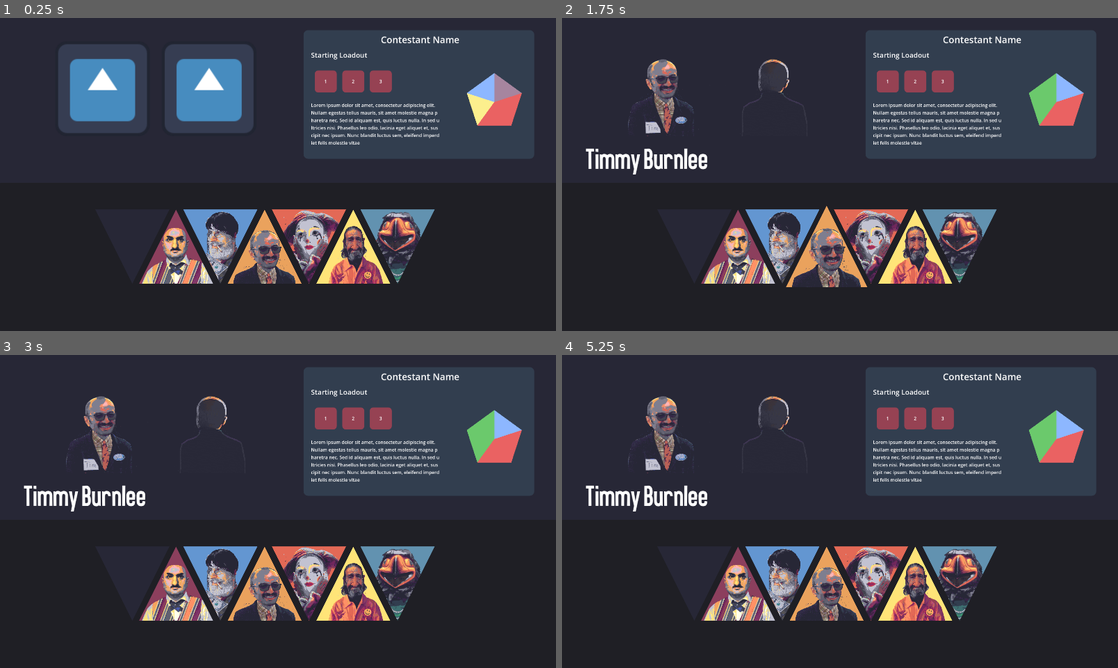
Above: before the commit, frames 1-4 (two rows, left to right).
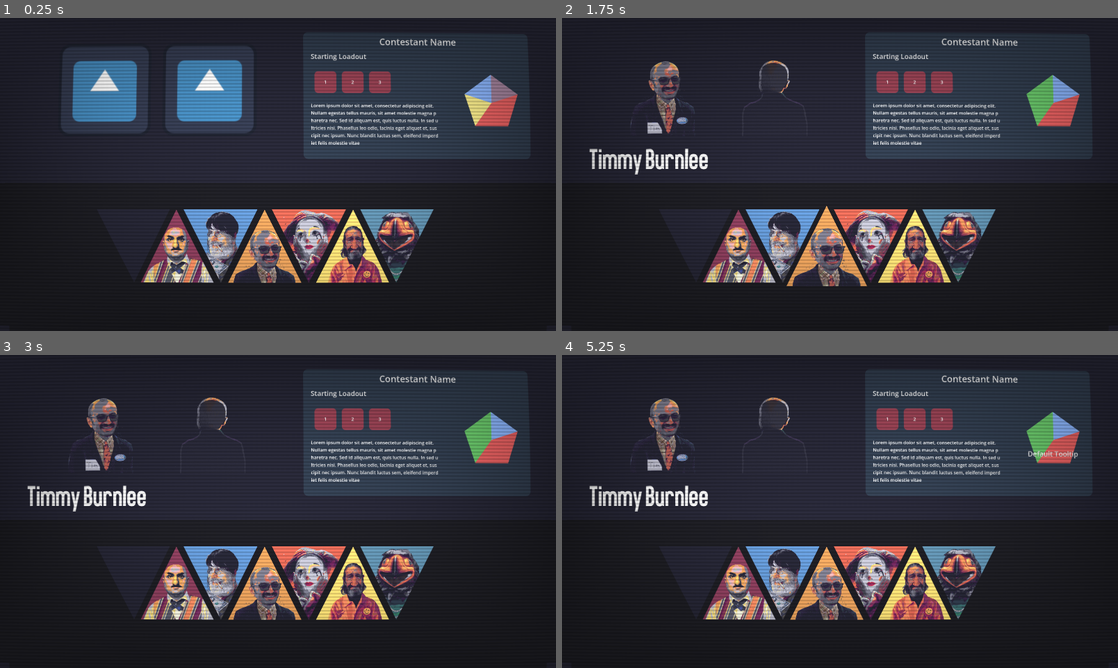
Above: after the commit, the same moments.

Repository: Dragos-F/spinner-autobattler
Game: Godot game, scene res://Scenes/CharacterSelect.tscn
Two runs of this game, one before a commit and one after it. Both use one fixed random seed, a clock stepped at 60 frames per second and the inputs below. This scene is started directly instead of the project's main scene. The engine's default icon, where the game draws it, is replaced by a stand-in: a white triangle on a blue panel in a dark square.
Inputs (mouse positions are in pixels of both pictures, inside the frame that each line leads up to):
- Up to frame 1 (0.25 s): no input
- Up to frame 2 (1.75 s): tap Enter at 0.5 s; drag from (1056, 102) to (895, 105) at 0.52 s; tap Space at 1.25 s; drag from (1056, 102) to (812, 237) at 1.27 s
- Up to frame 3 (3 s): tap Enter at 2 s; move the mouse to (494, 439) at 2.02 s; press the mouse at (494, 439) at 2.03 s; hold D 2.03-2.75 s; release the mouse at (494, 439) at 2.75 s; tap Space at 2.75 s; drag from (494, 439) to (111, 464) at 2.77 s
- Up to frame 4 (5.25 s): tap Enter at 3.5 s; drag from (1056, 439) to (867, 511) at 3.52 s; tap Space at 4.25 s; drag from (1056, 439) to (756, 433) at 4.27 s; move the mouse to (1056, 439) at 5.02 s; press the mouse at (1056, 439) at 5.03 s; hold A from 5.03 s (still down)

The runs differ from the first frame. In frame 1, 10% of the frame differs, in the area x 10-97%, y 3-85%; in frame 2, 9.5%; in frame 3, 9.3%; in frame 4, 9.4%.
Error before the commit: Cannot call method 'instantiate' on a null value. (res://Scripts/template_slice.gd:20)

Commit message:
tooltip functionality, slice "tooltip" property

Diff:
--- a/Scenes/CharacterSelect.tscn
+++ b/Scenes/CharacterSelect.tscn
@@ -31,6 +31,7 @@
 [ext_resource type="Texture2D" uid="uid://dtv7xsyqgjxgk" path="res://VisualAssets/ContestantImages/Janitor back.png" id="22_t7sqb"]
 [ext_resource type="Texture2D" uid="uid://duw4ge81omw25" path="res://VisualAssets/ContestantImages/EagleMascot_front.png" id="24_d3t4u"]
 [ext_resource type="Texture2D" uid="uid://chra0c2ihnd5p" path="res://VisualAssets/ContestantImages/EagleMascot_back.png" id="25_4qs42"]
+[ext_resource type="PackedScene" uid="uid://c2q8wvvn4hjw8" path="res://Scenes/tooltip.tscn" id="32_cp58y"]
 
 [sub_resource type="StyleBoxTexture" id="StyleBoxTexture_hk511"]
 texture = ExtResource("1_chypt")
@@ -519,10 +520,6 @@
 anchors_preset = 15
 anchor_right = 1.0
 anchor_bottom = 1.0
-offset_left = 1941.0
-offset_top = 34.0
-offset_right = 1941.0
-offset_bottom = 34.0
 grow_horizontal = 2
 grow_vertical = 2
 mouse_filter = 2
@@ -540,6 +537,8 @@
 script = ExtResource("18_r351o")
 own_collision = NodePath("Area2D/CollisionPolygon2D")
 collision_color = PackedColorArray(1, 0, 0, 1, 0.72655874, 0.7192172, 1, 1)
+tooltipObject = ExtResource("32_cp58y")
+displayoffsets = null
 
 [node name="Area2D" type="Area2D" parent="PreviewWheelRoot/PreviewWheel/TemplatePolygon2D" unique_id=457135455]
 z_index = 1
@@ -554,16 +553,16 @@
 [connection signal="selected" from="UIParent/CharacterSelectPanel/Control/Hornacia" to="CharSelectBrain" method="show_selected_starter"]
 [connection signal="mouse_entered" from="PreviewWheelRoot/PreviewWheel/TemplatePolygon2D/Area2D" to="PreviewWheelRoot/PreviewWheel/TemplatePolygon2D" method="_on_area_2d_mouse_entered"]
 [connection signal="mouse_exited" from="PreviewWheelRoot/PreviewWheel/TemplatePolygon2D/Area2D" to="PreviewWheelRoot/PreviewWheel/TemplatePolygon2D" method="_on_area_2d_mouse_exited"]
-[connection signal="mouse_entered" from="PreviewWheelRoot/PreviewWheel/@Node2D@23905/TemplatePolygon2D/Area2D" to="PreviewWheelRoot/PreviewWheel/@Node2D@23905/TemplatePolygon2D" method="_on_area_2d_mouse_entered"]
-[connection signal="mouse_exited" from="PreviewWheelRoot/PreviewWheel/@Node2D@23905/TemplatePolygon2D/Area2D" to="PreviewWheelRoot/PreviewWheel/@Node2D@23905/TemplatePolygon2D" method="_on_area_2d_mouse_exited"]
-[connection signal="mouse_entered" from="PreviewWheelRoot/PreviewWheel/@Node2D@23906/TemplatePolygon2D/Area2D" to="PreviewWheelRoot/PreviewWheel/@Node2D@23906/TemplatePolygon2D" method="_on_area_2d_mouse_entered"]
-[connection signal="mouse_exited" from="PreviewWheelRoot/PreviewWheel/@Node2D@23906/TemplatePolygon2D/Area2D" to="PreviewWheelRoot/PreviewWheel/@Node2D@23906/TemplatePolygon2D" method="_on_area_2d_mouse_exited"]
-[connection signal="mouse_entered" from="PreviewWheelRoot/PreviewWheel/@Node2D@23907/TemplatePolygon2D/Area2D" to="PreviewWheelRoot/PreviewWheel/@Node2D@23907/TemplatePolygon2D" method="_on_area_2d_mouse_entered"]
-[connection signal="mouse_exited" from="PreviewWheelRoot/PreviewWheel/@Node2D@23907/TemplatePolygon2D/Area2D" to="PreviewWheelRoot/PreviewWheel/@Node2D@23907/TemplatePolygon2D" method="_on_area_2d_mouse_exited"]
-[connection signal="mouse_entered" from="PreviewWheelRoot/PreviewWheel/@Node2D@23908/TemplatePolygon2D/Area2D" to="PreviewWheelRoot/PreviewWheel/@Node2D@23908/TemplatePolygon2D" method="_on_area_2d_mouse_entered"]
-[connection signal="mouse_exited" from="PreviewWheelRoot/PreviewWheel/@Node2D@23908/TemplatePolygon2D/Area2D" to="PreviewWheelRoot/PreviewWheel/@Node2D@23908/TemplatePolygon2D" method="_on_area_2d_mouse_exited"]
-[connection signal="mouse_entered" from="PreviewWheelRoot/PreviewWheel/@Node2D@23909/TemplatePolygon2D/Area2D" to="PreviewWheelRoot/PreviewWheel/@Node2D@23909/TemplatePolygon2D" method="_on_area_2d_mouse_entered"]
-[connection signal="mouse_exited" from="PreviewWheelRoot/PreviewWheel/@Node2D@23909/TemplatePolygon2D/Area2D" to="PreviewWheelRoot/PreviewWheel/@Node2D@23909/TemplatePolygon2D" method="_on_area_2d_mouse_exited"]
+[connection signal="mouse_entered" from="PreviewWheelRoot/PreviewWheel/@Node2D@418795/TemplatePolygon2D/Area2D" to="PreviewWheelRoot/PreviewWheel/@Node2D@418795/TemplatePolygon2D" method="_on_area_2d_mouse_entered"]
+[connection signal="mouse_exited" from="PreviewWheelRoot/PreviewWheel/@Node2D@418795/TemplatePolygon2D/Area2D" to="PreviewWheelRoot/PreviewWheel/@Node2D@418795/TemplatePolygon2D" method="_on_area_2d_mouse_exited"]
+[connection signal="mouse_entered" from="PreviewWheelRoot/PreviewWheel/@Node2D@418796/TemplatePolygon2D/Area2D" to="PreviewWheelRoot/PreviewWheel/@Node2D@418796/TemplatePolygon2D" method="_on_area_2d_mouse_entered"]
+[connection signal="mouse_exited" from="PreviewWheelRoot/PreviewWheel/@Node2D@418796/TemplatePolygon2D/Area2D" to="PreviewWheelRoot/PreviewWheel/@Node2D@418796/TemplatePolygon2D" method="_on_area_2d_mouse_exited"]
+[connection signal="mouse_entered" from="PreviewWheelRoot/PreviewWheel/@Node2D@418797/TemplatePolygon2D/Area2D" to="PreviewWheelRoot/PreviewWheel/@Node2D@418797/TemplatePolygon2D" method="_on_area_2d_mouse_entered"]
+[connection signal="mouse_exited" from="PreviewWheelRoot/PreviewWheel/@Node2D@418797/TemplatePolygon2D/Area2D" to="PreviewWheelRoot/PreviewWheel/@Node2D@418797/TemplatePolygon2D" method="_on_area_2d_mouse_exited"]
+[connection signal="mouse_entered" from="PreviewWheelRoot/PreviewWheel/@Node2D@418798/TemplatePolygon2D/Area2D" to="PreviewWheelRoot/PreviewWheel/@Node2D@418798/TemplatePolygon2D" method="_on_area_2d_mouse_entered"]
+[connection signal="mouse_exited" from="PreviewWheelRoot/PreviewWheel/@Node2D@418798/TemplatePolygon2D/Area2D" to="PreviewWheelRoot/PreviewWheel/@Node2D@418798/TemplatePolygon2D" method="_on_area_2d_mouse_exited"]
+[connection signal="mouse_entered" from="PreviewWheelRoot/PreviewWheel/@Node2D@418799/TemplatePolygon2D/Area2D" to="PreviewWheelRoot/PreviewWheel/@Node2D@418799/TemplatePolygon2D" method="_on_area_2d_mouse_entered"]
+[connection signal="mouse_exited" from="PreviewWheelRoot/PreviewWheel/@Node2D@418799/TemplatePolygon2D/Area2D" to="PreviewWheelRoot/PreviewWheel/@Node2D@418799/TemplatePolygon2D" method="_on_area_2d_mouse_exited"]
 
 [editable path="UIParent/CharacterSelectPanel/Control/Blank"]
 [editable path="UIParent/CharacterSelectPanel/Control/Blank/CharacterTriangle_inner"]
--- a/Scenes/MainScene.tscn
+++ b/Scenes/MainScene.tscn
@@ -331,6 +331,7 @@
 script = ExtResource("17_i0j58")
 own_collision = NodePath("Area2D/CollisionPolygon2D")
 collision_color = PackedColorArray(1, 0, 0, 1, 0.72655874, 0.7192172, 1, 1)
+displayoffsets = null
 
 [node name="Area2D" type="Area2D" parent="Enemy/EnemyWheel/TemplatePolygon2D" unique_id=1468526469]
 z_index = 1
@@ -362,14 +363,14 @@
 
 [connection signal="mouse_entered" from="Enemy/EnemyWheel/TemplatePolygon2D/Area2D" to="Enemy/EnemyWheel/TemplatePolygon2D" method="_on_area_2d_mouse_entered"]
 [connection signal="mouse_exited" from="Enemy/EnemyWheel/TemplatePolygon2D/Area2D" to="Enemy/EnemyWheel/TemplatePolygon2D" method="_on_area_2d_mouse_exited"]
-[connection signal="mouse_entered" from="Enemy/EnemyWheel/@Node2D@30104/TemplatePolygon2D/Area2D" to="Enemy/EnemyWheel/@Node2D@30104/TemplatePolygon2D" method="_on_area_2d_mouse_entered"]
-[connection signal="mouse_exited" from="Enemy/EnemyWheel/@Node2D@30104/TemplatePolygon2D/Area2D" to="Enemy/EnemyWheel/@Node2D@30104/TemplatePolygon2D" method="_on_area_2d_mouse_exited"]
-[connection signal="mouse_entered" from="Enemy/EnemyWheel/@Node2D@30105/TemplatePolygon2D/Area2D" to="Enemy/EnemyWheel/@Node2D@30105/TemplatePolygon2D" method="_on_area_2d_mouse_entered"]
-[connection signal="mouse_exited" from="Enemy/EnemyWheel/@Node2D@30105/TemplatePolygon2D/Area2D" to="Enemy/EnemyWheel/@Node2D@30105/TemplatePolygon2D" method="_on_area_2d_mouse_exited"]
-[connection signal="mouse_entered" from="Enemy/EnemyWheel/@Node2D@30106/TemplatePolygon2D/Area2D" to="Enemy/EnemyWheel/@Node2D@30106/TemplatePolygon2D" method="_on_area_2d_mouse_entered"]
-[connection signal="mouse_exited" from="Enemy/EnemyWheel/@Node2D@30106/TemplatePolygon2D/Area2D" to="Enemy/EnemyWheel/@Node2D@30106/TemplatePolygon2D" method="_on_area_2d_mouse_exited"]
-[connection signal="mouse_entered" from="Enemy/EnemyWheel/@Node2D@30107/TemplatePolygon2D/Area2D" to="Enemy/EnemyWheel/@Node2D@30107/TemplatePolygon2D" method="_on_area_2d_mouse_entered"]
-[connection signal="mouse_exited" from="Enemy/EnemyWheel/@Node2D@30107/TemplatePolygon2D/Area2D" to="Enemy/EnemyWheel/@Node2D@30107/TemplatePolygon2D" method="_on_area_2d_mouse_exited"]
-[connection signal="mouse_entered" from="Enemy/EnemyWheel/@Node2D@30108/TemplatePolygon2D/Area2D" to="Enemy/EnemyWheel/@Node2D@30108/TemplatePolygon2D" method="_on_area_2d_mouse_entered"]
-[connection signal="mouse_exited" from="Enemy/EnemyWheel/@Node2D@30108/TemplatePolygon2D/Area2D" to="Enemy/EnemyWheel/@Node2D@30108/TemplatePolygon2D" method="_on_area_2d_mouse_exited"]
+[connection signal="mouse_entered" from="Enemy/EnemyWheel/@Node2D@418800/TemplatePolygon2D/Area2D" to="Enemy/EnemyWheel/@Node2D@418800/TemplatePolygon2D" method="_on_area_2d_mouse_entered"]
+[connection signal="mouse_exited" from="Enemy/EnemyWheel/@Node2D@418800/TemplatePolygon2D/Area2D" to="Enemy/EnemyWheel/@Node2D@418800/TemplatePolygon2D" method="_on_area_2d_mouse_exited"]
+[connection signal="mouse_entered" from="Enemy/EnemyWheel/@Node2D@418801/TemplatePolygon2D/Area2D" to="Enemy/EnemyWheel/@Node2D@418801/TemplatePolygon2D" method="_on_area_2d_mouse_entered"]
+[connection signal="mouse_exited" from="Enemy/EnemyWheel/@Node2D@418801/TemplatePolygon2D/Area2D" to="Enemy/EnemyWheel/@Node2D@418801/TemplatePolygon2D" method="_on_area_2d_mouse_exited"]
+[connection signal="mouse_entered" from="Enemy/EnemyWheel/@Node2D@418802/TemplatePolygon2D/Area2D" to="Enemy/EnemyWheel/@Node2D@418802/TemplatePolygon2D" method="_on_area_2d_mouse_entered"]
+[connection signal="mouse_exited" from="Enemy/EnemyWheel/@Node2D@418802/TemplatePolygon2D/Area2D" to="Enemy/EnemyWheel/@Node2D@418802/TemplatePolygon2D" method="_on_area_2d_mouse_exited"]
+[connection signal="mouse_entered" from="Enemy/EnemyWheel/@Node2D@418803/TemplatePolygon2D/Area2D" to="Enemy/EnemyWheel/@Node2D@418803/TemplatePolygon2D" method="_on_area_2d_mouse_entered"]
+[connection signal="mouse_exited" from="Enemy/EnemyWheel/@Node2D@418803/TemplatePolygon2D/Area2D" to="Enemy/EnemyWheel/@Node2D@418803/TemplatePolygon2D" method="_on_area_2d_mouse_exited"]
+[connection signal="mouse_entered" from="Enemy/EnemyWheel/@Node2D@418804/TemplatePolygon2D/Area2D" to="Enemy/EnemyWheel/@Node2D@418804/TemplatePolygon2D" method="_on_area_2d_mouse_entered"]
+[connection signal="mouse_exited" from="Enemy/EnemyWheel/@Node2D@418804/TemplatePolygon2D/Area2D" to="Enemy/EnemyWheel/@Node2D@418804/TemplatePolygon2D" method="_on_area_2d_mouse_exited"]
 [connection signal="area_entered" from="WheelClicker/Area2D" to="WheelClicker" method="_on_area_2d_area_entered"]
--- a/Scenes/tooltip.tscn
+++ b/Scenes/tooltip.tscn
@@ -2,10 +2,23 @@
 
 [node name="Tooltip" type="Control" unique_id=117734496]
 layout_mode = 3
-anchors_preset = 0
+anchors_preset = 4
+anchor_top = 0.5
+anchor_bottom = 0.5
+offset_top = -540.0
+offset_bottom = -540.0
+grow_vertical = 2
+size_flags_horizontal = 0
+size_flags_vertical = 0
 
 [node name="Label" type="Label" parent="." unique_id=1781231555]
+z_index = 2
 layout_mode = 0
-offset_right = 40.0
-offset_bottom = 23.0
+offset_left = -41.0
+offset_top = -19.0
+offset_right = 43.0
+offset_bottom = 16.0
+theme_override_font_sizes/font_size = 25
 text = "Tooltip"
+horizontal_alignment = 1
+vertical_alignment = 1
--- a/Scripts/generic_slice.gd
+++ b/Scripts/generic_slice.gd
@@ -5,3 +5,5 @@
 @export var corner_b:Vector2
 @export var visual:Texture2D
 @export var colour:Color
+
+@export var tooltip:String="Default Tooltip"
--- a/Scripts/template_slice.gd
+++ b/Scripts/template_slice.gd
@@ -5,21 +5,26 @@
 
 @export var own_collision:CollisionPolygon2D
 @export var collision_color:PackedColorArray
-@onready var tooltipObject:PackedScene
+@export var tooltipObject:PackedScene
 @onready var slice_type:Slice
 func _ready() -> void:
 	pass
 
 func new_shape(o:Vector2,a:Vector2, b:Vector2):
 	own_collision.polygon = [o,a,b]
-
+@export var displayoffsets:Vector2 = Vector2(50,50)
 var activeTooltip
 func showToolTip():
 	if activeTooltip == null:
 		print("creating tooltip")
 		var instance = tooltipObject.instantiate()
-		add_child(instance)
+		get_tree().root.add_child(instance)
+		instance.get_child(0).text = slice_type.tooltip
+		var camera = get_viewport().get_camera_2d()
+		var pos: Vector2 = camera.get_global_mouse_position()
+		pos = offsetPosition(global_position,pos)
 		activeTooltip = instance
+		activeTooltip.position = pos
 	pass
 
 func hideToolTip():
@@ -27,13 +32,31 @@
 		print("hiding/destroying tooltip")
 		activeTooltip.queue_free()
 	pass
+func offsetPosition(rootpos,inputpos):
+	var newpos = inputpos
+	if rootpos.x > newpos.x: # if slice is further to right than mouse
+		newpos.x -= displayoffsets.x
+	elif rootpos.x <= newpos.x:
+		newpos.x += displayoffsets.x
+	if rootpos.y > newpos.y:
+		newpos.y -= displayoffsets.y
+	elif rootpos.y <= newpos.y:
+		newpos.y += displayoffsets.y
+	return newpos
+func _input(event: InputEvent) -> void:
+	if event is InputEventMouse:
+		var camera = get_viewport().get_camera_2d()
+		var pos: Vector2 = camera.get_global_mouse_position()
+		if activeTooltip != null:
+			print("Mouse at: ", pos)
+			pos = offsetPosition(global_position,pos)
+			activeTooltip.position = pos
 
 func _on_area_2d_mouse_entered() -> void:
 	print ("Hovering"+str(slice_type))
 	showToolTip()
 	pass
 
-
 func _on_area_2d_mouse_exited() -> void:
 	print ("Left"+str(slice_type))
 	hideToolTip()
